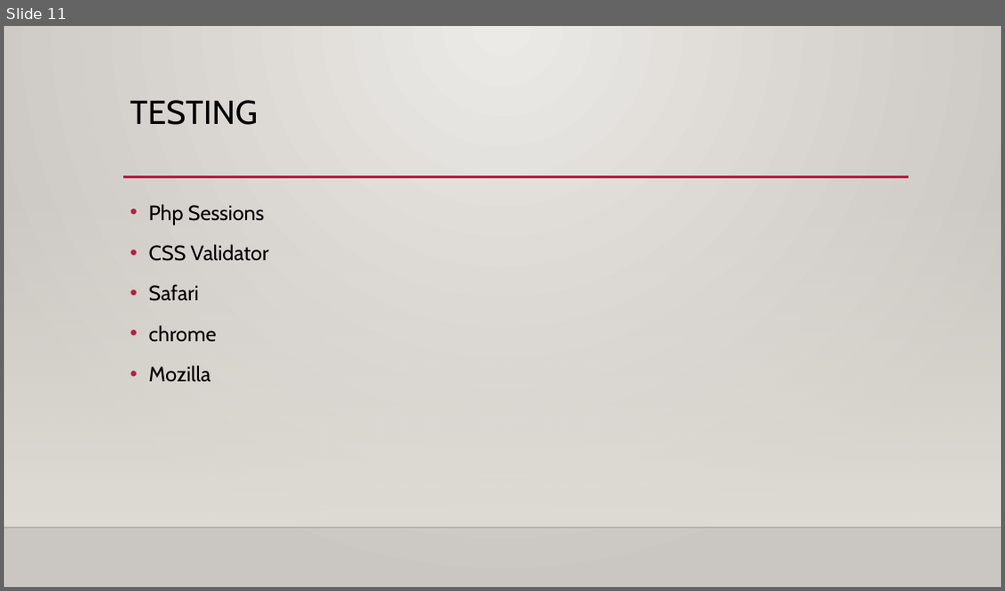
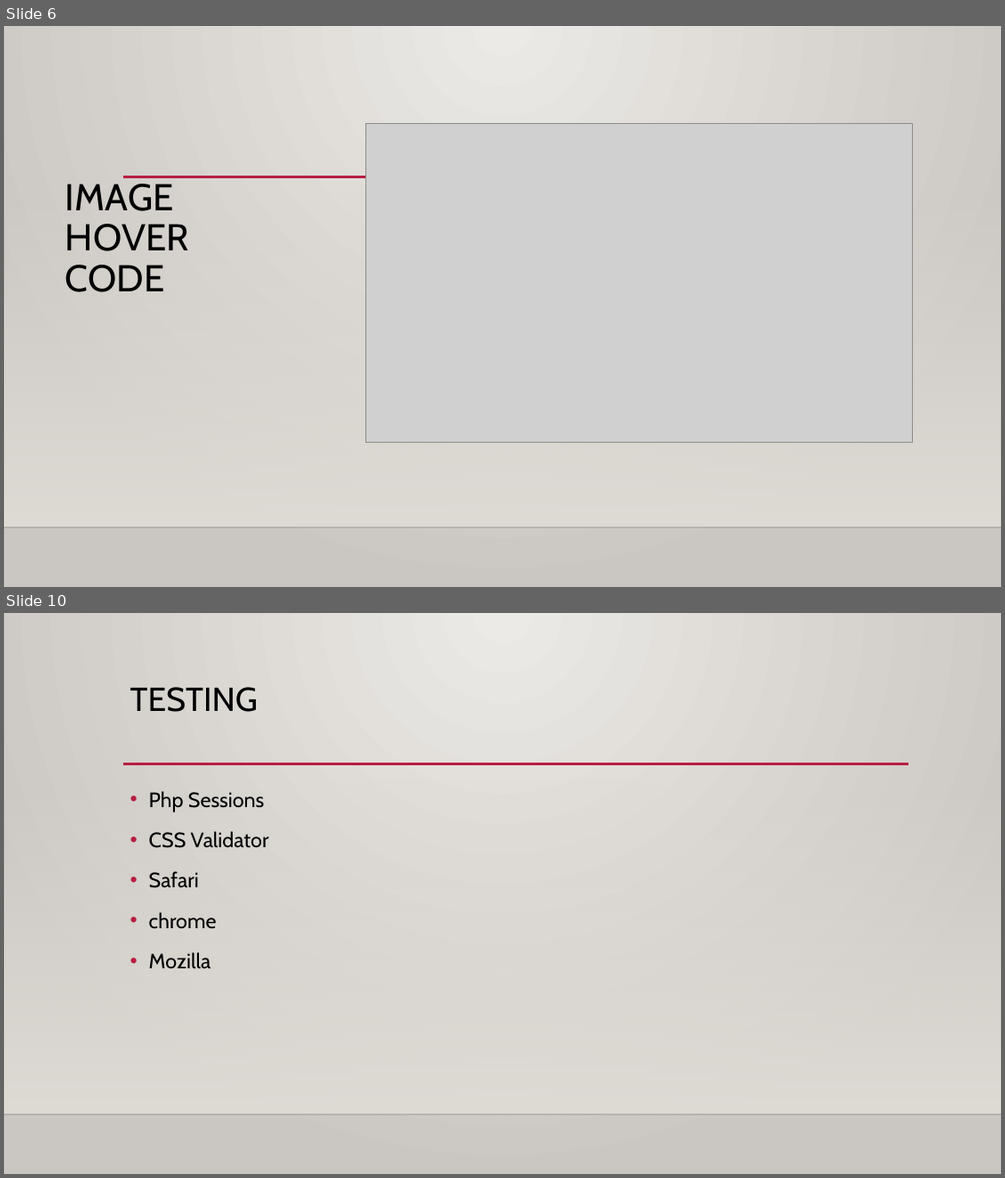
Before and after one commit to sumanthreddy29/WebProgramming, a slide deck: Project-2/project_2_ppt.pptx. Shown one above the other, each under a label of ours: slide 11 before the commit, slides 6 and 10 after it; the slides between them are not shown. The pictures are 1005x591 and 1005x1178 pixels, drawn with LibreOffice and Linux fonts; fonts in the diff are those of the drawing; grey boxes stand for pictures; background and template pictures are left out. Boxes give left, top, right and bottom in pixels: in the first picture for what was removed or moved away, otherwise in the second. Text is boxed around its words. In the diff, an @@ line names an element or a change of style, - is before the commit and + after.

```diff
--- a/Project-2/project_2_ppt.pptx
+++ b/Project-2/project_2_ppt.pptx
@@ slide 6 added at [4, 26, 1001, 587], background gradient #ECEAE7 to #CAC7C1; not listed: 3 template elements that a slide beside it also shows @@
@@ picture added at [365, 123, 912, 442] @@
@@ title added at [65, 184, 189, 292], 36 pt, text #000000 @@
+IMAGE HOVER CODE
@@ what was slide 11 is now slide 10 @@
```
Also in this commit, not shown: 2 slides changed, 4 other slides added, 6 slides removed.
